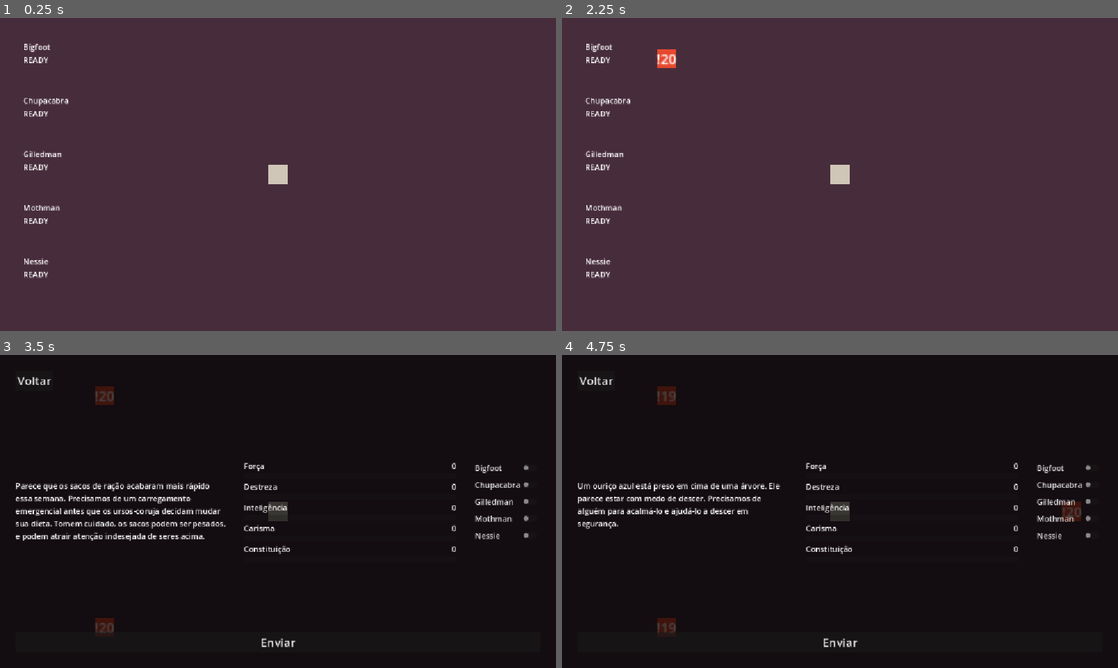
Above: before the commit, frames 1-4 (two rows, left to right).
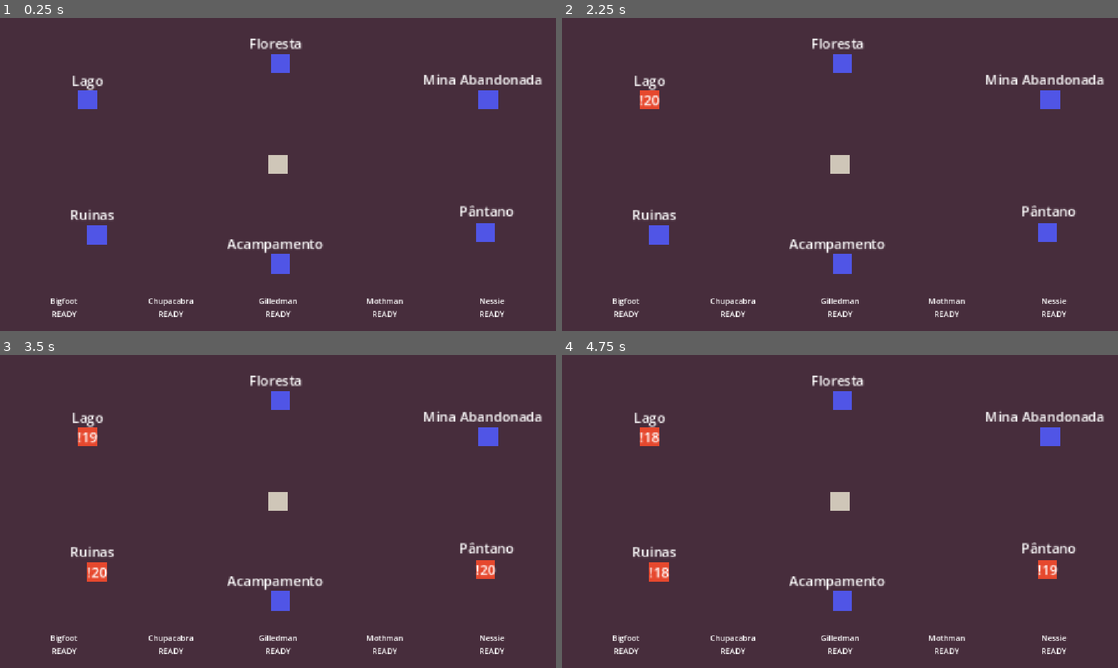
Above: after the commit, the same moments.

Repository: LucasFASouza/Dispacho
Game: Godot game, scene res://scenes/game.tscn
The game is run twice, just before and just after one commit, with the same random seed, the same clock (stepped at 60 frames per second) and the same inputs.
Inputs (mouse positions are in pixels of both pictures, inside the frame that each line leads up to):
- Up to frame 1 (0.25 s): no input
- Up to frame 2 (2.25 s): tap Enter at 0.5, 2 s; move the mouse to (962, 158) at 0.52 s; click (962, 158) at 0.67 s; tap Space at 1.25 s; move the mouse to (728, 190) at 1.27 s; click (728, 190) at 1.42 s; move the mouse to (895, 105) at 2.02 s; click (895, 105) at 2.17 s
- Up to frame 3 (3.5 s): move the mouse to (105, 395) at 2.77 s; click (105, 395) at 2.92 s
- Up to frame 4 (4.75 s): click (595, 380) at 3.5 s, where only the run before the commit has a clickable "Voltar"; tap Space at 4.25 s; move the mouse to (667, 627) at 4.27 s; click (667, 627) at 4.42 s

The runs differ from the first frame. In frame 1, 4.4% of the frame differs, in the area x 4-98%, y 6-96%; in frame 2, 4.6%; in frame 3, 99%; in frame 4, 99%, in the area x 0-100%, y 0-100%.

Commit message:
Refactor mission handling and locations; update mission data structure, enhance location management, and improve UI integration for better gameplay experience.

Diff:
--- a/data/missions.json
+++ b/data/missions.json
@@ -3,7 +3,7 @@
     "id": "ration_bags",
     "spawn_time": 2.0,
     "deadline": 20.0,
-    "position": [-72, -48],
+    "location": "lago",
     "mission_text": "Parece que os sacos de ração acabaram mais rápido essa semana. Precisamos de um carregamento emergencial antes que os ursos-coruja decidam mudar sua dieta. Tomem cuidado, os sacos podem ser pesados, e podem atrair atenção indesejada de seres acima.",
     "success_text": "Os ursos-corujas terão seu jantar garantido pelos próximos dias.",
     "error_text": "Parece que a carga foi derrubada pelo caminho... Alguém sabe se os ursos-coruja fazem dieta?",
@@ -14,7 +14,7 @@
     "id": "blue_hedgehog",
     "spawn_time": 2.5,
     "deadline": 20.0,
-    "position": [-72, 48],
+    "location": "ruinas",
     "mission_text": "Um ouriço azul está preso em cima de uma árvore. Ele parece estar com medo de descer. Precisamos de alguém para acalmá-lo e ajudá-lo a descer em segurança.",
     "success_text": "O ouriço foi salvo e saiu correndo... estranhamento rápido.",
     "error_text": "O ouriço foi assustado e entrou em super-nova. Ele não é mais um problema, mas também não é mais um ouriço.",
@@ -25,7 +25,7 @@
     "id": "goblin_cubes",
     "spawn_time": 3.0,
     "deadline": 20.0,
-    "position": [96, 0],
+    "location": "pantano",
     "mission_text": "O som de goblins chorando por não conseguirem resolver cubos-mágicos está incomodando a fauna local. Como foi que eles conseguiram os cubos, aliás?",
     "success_text": "O algoritmo de resolução de cubos-mágicos foi ensinado didáticamente. Paulo Freire estaria orgulhoso.",
     "error_text": "Aparentemente aqueles objetos geométricos mágicos são difíceis de resolver para uma grande gama de espécies.",
--- a/data/missions/queue.tres
+++ b/data/missions/queue.tres
@@ -2,29 +2,29 @@
 
 [ext_resource type="Script" uid="uid://qt23ssn6ok5i" path="res://scripts/mission_queue_resource.gd" id="1"]
 [ext_resource type="Script" uid="uid://cem0kmu6olv1m" path="res://scripts/mission_queue_entry.gd" id="2"]
-[ext_resource type="Resource" path="res://data/missions/ration_bags.tres" id="3"]
+[ext_resource type="Resource" uid="uid://dj6jryy7a75jk" path="res://data/missions/ration_bags.tres" id="3"]
 [ext_resource type="Resource" uid="uid://dhonkhjq0qtb7" path="res://data/missions/blue_hedgehog.tres" id="4"]
-[ext_resource type="Resource" path="res://data/missions/goblin_cubes.tres" id="5"]
+[ext_resource type="Resource" uid="uid://b3n5kdjex43l0" path="res://data/missions/goblin_cubes.tres" id="5"]
 
 [sub_resource type="Resource" id="SubResource_1"]
 script = ExtResource("2")
 data = ExtResource("3")
 deadline = 20.0
-position = Vector2(-72, -48)
+location_id = "lago"
 
 [sub_resource type="Resource" id="SubResource_2"]
 script = ExtResource("2")
 data = ExtResource("4")
 spawn_time = 2.5
 deadline = 20.0
-position = Vector2(-72, 48)
+location_id = "ruinas"
 
 [sub_resource type="Resource" id="SubResource_3"]
 script = ExtResource("2")
 data = ExtResource("5")
 spawn_time = 3.0
 deadline = 20.0
-position = Vector2(96, 0)
+location_id = "pantano"
 
 [resource]
 script = ExtResource("1")
--- a/scenes/game.tscn
+++ b/scenes/game.tscn
@@ -10,6 +10,7 @@
 [ext_resource type="Resource" path="res://data/members/gilledman.tres" id="6_kvuet"]
 [ext_resource type="Resource" path="res://data/members/mothman.tres" id="7_trtic"]
 [ext_resource type="Resource" path="res://data/members/nessie.tres" id="8_ir15t"]
+[ext_resource type="Script" path="res://scripts/location.gd" id="9_loc"]
 
 [node name="Game" type="Node2D" unique_id=2123722845]
 script = ExtResource("1_yqjtg")
@@ -42,7 +43,236 @@
 
 [node name="Missions" type="Node2D" parent="." unique_id=383012207]
 
+[node name="Locations" type="Node2D" parent="." unique_id=1532545713]
+
+[node name="Lago" type="Node2D" parent="Locations" unique_id=124179121]
+script = ExtResource("9_loc")
+location_id = "lago"
+position = Vector2(-79, -31)
+
+[node name="Color2" type="ColorRect" parent="Locations/Lago" unique_id=53865841]
+anchors_preset = 8
+anchor_left = 0.5
+anchor_top = 0.5
+anchor_right = 0.5
+anchor_bottom = 0.5
+offset_left = -4.0
+offset_top = -4.0
+offset_right = 4.0
+offset_bottom = 4.0
+grow_horizontal = 2
+grow_vertical = 2
+pivot_offset = Vector2(4, 4)
+size_flags_horizontal = 3
+size_flags_vertical = 3
+color = Color(0.31500003, 0.33449998, 0.9, 1)
+
+[node name="Label" type="Label" parent="Locations/Lago" unique_id=463607273]
+anchors_preset = 15
+anchor_right = 1.0
+anchor_bottom = 1.0
+offset_left = -9.0
+offset_top = -11.999999
+offset_right = 42.42857
+offset_bottom = 11.000001
+grow_horizontal = 2
+grow_vertical = 2
+scale = Vector2(0.35, 0.35)
+text = "Lago"
+horizontal_alignment = 1
+vertical_alignment = 1
+
+[node name="Pântano" type="Node2D" parent="Locations" unique_id=1664747755]
+script = ExtResource("9_loc")
+location_id = "pantano"
+position = Vector2(86, 24)
+
+[node name="Color2" type="ColorRect" parent="Locations/Pântano" unique_id=176292517]
+anchors_preset = 8
+anchor_left = 0.5
+anchor_top = 0.5
+anchor_right = 0.5
+anchor_bottom = 0.5
+offset_left = -4.0
+offset_top = -4.0
+offset_right = 4.0
+offset_bottom = 4.0
+grow_horizontal = 2
+grow_vertical = 2
+pivot_offset = Vector2(4, 4)
+size_flags_horizontal = 3
+size_flags_vertical = 3
+color = Color(0.31500003, 0.33449998, 0.9, 1)
+
+[node name="Label" type="Label" parent="Locations/Pântano" unique_id=744550629]
+anchors_preset = 15
+anchor_right = 1.0
+anchor_bottom = 1.0
+offset_left = -11.000002
+offset_top = -13.000001
+offset_right = 54.0
+offset_bottom = 9.999999
+grow_horizontal = 2
+grow_vertical = 2
+scale = Vector2(0.35, 0.35)
+text = "Pântano"
+horizontal_alignment = 1
+vertical_alignment = 1
+
+[node name="Mina" type="Node2D" parent="Locations" unique_id=1895814741]
+script = ExtResource("9_loc")
+location_id = "mina"
+position = Vector2(87, -31)
+
+[node name="Color2" type="ColorRect" parent="Locations/Mina" unique_id=348919400]
+anchors_preset = 8
+anchor_left = 0.5
+anchor_top = 0.5
+anchor_right = 0.5
+anchor_bottom = 0.5
+offset_left = -4.0
+offset_top = -4.0
+offset_right = 4.0
+offset_bottom = 4.0
+grow_horizontal = 2
+grow_vertical = 2
+pivot_offset = Vector2(4, 4)
+size_flags_horizontal = 3
+size_flags_vertical = 3
+color = Color(0.31500003, 0.33449998, 0.9, 1)
+
+[node name="Label" type="Label" parent="Locations/Mina" unique_id=1825082257]
+anchors_preset = 15
+anchor_right = 1.0
+anchor_bottom = 1.0
+offset_left = -27.000006
+offset_top = -17.0
+offset_right = 116.428566
+offset_bottom = 32.0
+grow_horizontal = 2
+grow_vertical = 2
+scale = Vector2(0.35, 0.35)
+text = "Mina Abandonada"
+horizontal_alignment = 1
+vertical_alignment = 1
+autowrap_mode = 3
+
+[node name="Ruinas" type="Node2D" parent="Locations" unique_id=512279702]
+script = ExtResource("9_loc")
+location_id = "ruinas"
+position = Vector2(-75, 25)
+
+[node name="Color2" type="ColorRect" parent="Locations/Ruinas" unique_id=198001929]
+anchors_preset = 8
+anchor_left = 0.5
+anchor_top = 0.5
+anchor_right = 0.5
+anchor_bottom = 0.5
+offset_left = -4.0
+offset_top = -4.0
+offset_right = 4.0
+offset_bottom = 4.0
+grow_horizontal = 2
+grow_vertical = 2
+pivot_offset = Vector2(4, 4)
+size_flags_horizontal = 3
+size_flags_vertical = 3
+color = Color(0.31500003, 0.33449998, 0.9, 1)
+
+[node name="Label" type="Label" parent="Locations/Ruinas" unique_id=1165482596]
+anchors_preset = 15
+anchor_right = 1.0
+anchor_bottom = 1.0
+offset_left = -27.000006
+offset_top = -17.0
+offset_right = 116.428566
+offset_bottom = 32.0
+grow_horizontal = 2
+grow_vertical = 2
+scale = Vector2(0.35, 0.35)
+text = "Ruinas"
+horizontal_alignment = 1
+vertical_alignment = 1
+autowrap_mode = 3
+
+[node name="Acampamento" type="Node2D" parent="Locations" unique_id=248916954]
+script = ExtResource("9_loc")
+location_id = "acampamento"
+position = Vector2(1, 37)
+
+[node name="Color2" type="ColorRect" parent="Locations/Acampamento" unique_id=1489192965]
+anchors_preset = 8
+anchor_left = 0.5
+anchor_top = 0.5
+anchor_right = 0.5
+anchor_bottom = 0.5
+offset_left = -4.0
+offset_top = -4.0
+offset_right = 4.0
+offset_bottom = 4.0
+grow_horizontal = 2
+grow_vertical = 2
+pivot_offset = Vector2(4, 4)
+size_flags_horizontal = 3
+size_flags_vertical = 3
+color = Color(0.31500003, 0.33449998, 0.9, 1)
+
+[node name="Label" type="Label" parent="Locations/Acampamento" unique_id=373568217]
+anchors_preset = 15
+anchor_right = 1.0
+anchor_bottom = 1.0
+offset_left = -27.000006
+offset_top = -17.0
+offset_right = 116.428566
+offset_bottom = 32.0
+grow_horizontal = 2
+grow_vertical = 2
+scale = Vector2(0.35, 0.35)
+text = "Acampamento"
+horizontal_alignment = 1
+vertical_alignment = 1
+autowrap_mode = 3
+
+[node name="Floresta" type="Node2D" parent="Locations" unique_id=2052808448]
+script = ExtResource("9_loc")
+location_id = "floresta"
+position = Vector2(1, -46)
+
+[node name="Color2" type="ColorRect" parent="Locations/Floresta" unique_id=235939621]
+anchors_preset = 8
+anchor_left = 0.5
+anchor_top = 0.5
+anchor_right = 0.5
+anchor_bottom = 0.5
+offset_left = -4.0
+offset_top = -4.0
+offset_right = 4.0
+offset_bottom = 4.0
+grow_horizontal = 2
+grow_vertical = 2
+pivot_offset = Vector2(4, 4)
+size_flags_horizontal = 3
+size_flags_vertical = 3
+color = Color(0.31500003, 0.33449998, 0.9, 1)
+
+[node name="Label" type="Label" parent="Locations/Floresta" unique_id=829125586]
+anchors_preset = 15
+anchor_right = 1.0
+anchor_bottom = 1.0
+offset_left = -27.000006
+offset_top = -17.0
+offset_right = 116.428566
+offset_bottom = 32.0
+grow_horizontal = 2
+grow_vertical = 2
+scale = Vector2(0.35, 0.35)
+text = "Floresta"
+horizontal_alignment = 1
+vertical_alignment = 1
+autowrap_mode = 3
+
 [node name="HQ" type="Node2D" parent="." unique_id=725684295]
+position = Vector2(0, -4)
 
 [node name="Color" type="ColorRect" parent="HQ" unique_id=20712583]
 anchors_preset = 8
@@ -65,6 +295,7 @@
 script = ExtResource("3_lnu2h")
 
 [node name="Menus" type="Control" parent="UI" unique_id=813329172]
+visible = false
 layout_mode = 3
 anchors_preset = 15
 anchor_right = 1.0
@@ -149,12 +380,22 @@
 anchor_bottom = 1.0
 grow_horizontal = 2
 grow_vertical = 2
-theme_override_constants/margin_left = 48
-theme_override_constants/margin_top = 48
-theme_override_constants/margin_right = 48
-theme_override_constants/margin_bottom = 48
-
-[node name="Members" type="VBoxContainer" parent="UI/GUI" unique_id=1001872452]
+size_flags_horizontal = 3
+size_flags_vertical = 3
+theme_override_constants/margin_left = 24
+theme_override_constants/margin_top = 24
+theme_override_constants/margin_right = 24
+theme_override_constants/margin_bottom = 24
+
+[node name="VBoxContainer" type="VBoxContainer" parent="UI/GUI" unique_id=993963314]
+layout_mode = 2
+
+[node name="Spacer" type="Control" parent="UI/GUI/VBoxContainer" unique_id=502482847]
+layout_mode = 2
+size_flags_vertical = 3
+mouse_filter = 2
+
+[node name="Members" type="HBoxContainer" parent="UI/GUI/VBoxContainer" unique_id=1412991076]
 layout_mode = 2
 
 [connection signal="pressed" from="UI/Menus/MarginContainer/MissionMenu/BackButton" to="UI" method="_on_back_button_pressed"]
--- a/scenes/member.tscn
+++ b/scenes/member.tscn
@@ -1,12 +1,15 @@
 [gd_scene format=3 uid="uid://dl645s6d1lov3"]
 
 [node name="Member" type="VBoxContainer" unique_id=1885863488]
+size_flags_horizontal = 3
 size_flags_vertical = 3
 
 [node name="MemberLabel" type="Label" parent="." unique_id=1811521827]
 layout_mode = 2
 text = "Member"
+horizontal_alignment = 1
 
 [node name="MemberState" type="Label" parent="." unique_id=1207284089]
 layout_mode = 2
 text = "State"
+horizontal_alignment = 1
--- a/scripts/build_missions.gd
+++ b/scripts/build_missions.gd
@@ -45,8 +45,7 @@
 		entry.data       = load(data_path)
 		entry.spawn_time = d.get("spawn_time", 2.0)
 		entry.deadline   = d.get("deadline", 30.0)
-		var pos: Array   = d.get("position", [0, 0])
-		entry.position   = Vector2(pos[0], pos[1])
+		entry.location_id = d.get("location", "")
 		queue.entries.append(entry)
 
 	var queue_err := ResourceSaver.save(queue, QUEUE_PATH)
--- a/scripts/game.gd
+++ b/scripts/game.gd
@@ -1,8 +1,10 @@
 extends Node2D
 
 @onready var ui: UIOverlay = $UI
-@onready var missions_root: Node2D = $Missions
+@onready var locations_root: Node2D = $Locations
 @onready var units_root: Node2D = $Units
+
+var _locations: Dictionary = {}
 
 @export var rest_seconds: float = 5.0
 @export var recover_seconds: float = 12.0
@@ -27,6 +29,9 @@
 	if mission_queue_res == null:
 		push_error("Game: mission_queue_res is not assigned. Run build_missions.gd and assign data/missions/queue.tres in the Inspector.")
 		return
+	for child in locations_root.get_children():
+		if child is Location:
+			_locations[child.location_id] = child
 	for data: MemberData in members_res:
 		members.append({
 			"name": data.member_name,
@@ -53,9 +58,14 @@
 
 
 func _spawn_mission(entry: MissionQueueEntry) -> void:
-	var mission := MissionScene.instantiate() as Mission
-	mission.init_from_resource(entry)
-	missions_root.add_child(mission)
+	var loc: Location = _locations.get(entry.location_id)
+	if loc == null:
+		push_error("Location not found: " + entry.location_id)
+		return
+	var mission := loc.try_spawn(entry, MissionScene)
+	if mission == null:
+		push_warning("Location occupied, skipping mission: " + entry.location_id)
+		return
 	mission.selected.connect(_on_mission_selected)
 
 
--- /dev/null
+++ b/scripts/location.gd
@@ -0,0 +1,21 @@
+extends Node2D
+class_name Location
+
+@export var location_id: String = ""
+
+var current_mission: Mission = null
+
+
+func is_available() -> bool:
+	return current_mission == null
+
+
+func try_spawn(entry: MissionQueueEntry, mission_scene: PackedScene) -> Mission:
+	if not is_available():
+		return null
+	var mission := mission_scene.instantiate() as Mission
+	mission.init_from_resource(entry)
+	add_child(mission)
+	current_mission = mission
+	mission.tree_exiting.connect(func(): current_mission = null)
+	return mission
--- a/scripts/mission.gd
+++ b/scripts/mission.gd
@@ -64,7 +64,6 @@
 	missed_text = d.missed_text
 	attribute_thresholds = d.attr_thresholds
 	deadline_seconds = entry.deadline
-	position = entry.position
 
 func set_interactable(v: bool) -> void:
 	_interactable = v
--- a/scripts/mission_queue_entry.gd
+++ b/scripts/mission_queue_entry.gd
@@ -4,4 +4,4 @@
 @export var data: MissionData
 @export var spawn_time: float = 2.0
 @export var deadline: float = 30.0
-@export var position: Vector2 = Vector2.ZERO
+@export var location_id: String = ""
--- a/scripts/ui.gd
+++ b/scripts/ui.gd
@@ -9,7 +9,7 @@
 @onready var menus: Control = $Menus
 @onready var mission_menu: MissionMenu = $Menus/MarginContainer/MissionMenu
 @onready var gui: MarginContainer = $GUI
-@onready var members_container: VBoxContainer = $GUI/Members
+@onready var members_container: HBoxContainer = $GUI/VBoxContainer/Members
 
 var MemberUIScene: PackedScene = preload("res://scenes/member.tscn")
 
Not shown, added: scripts/location.gd.uid
